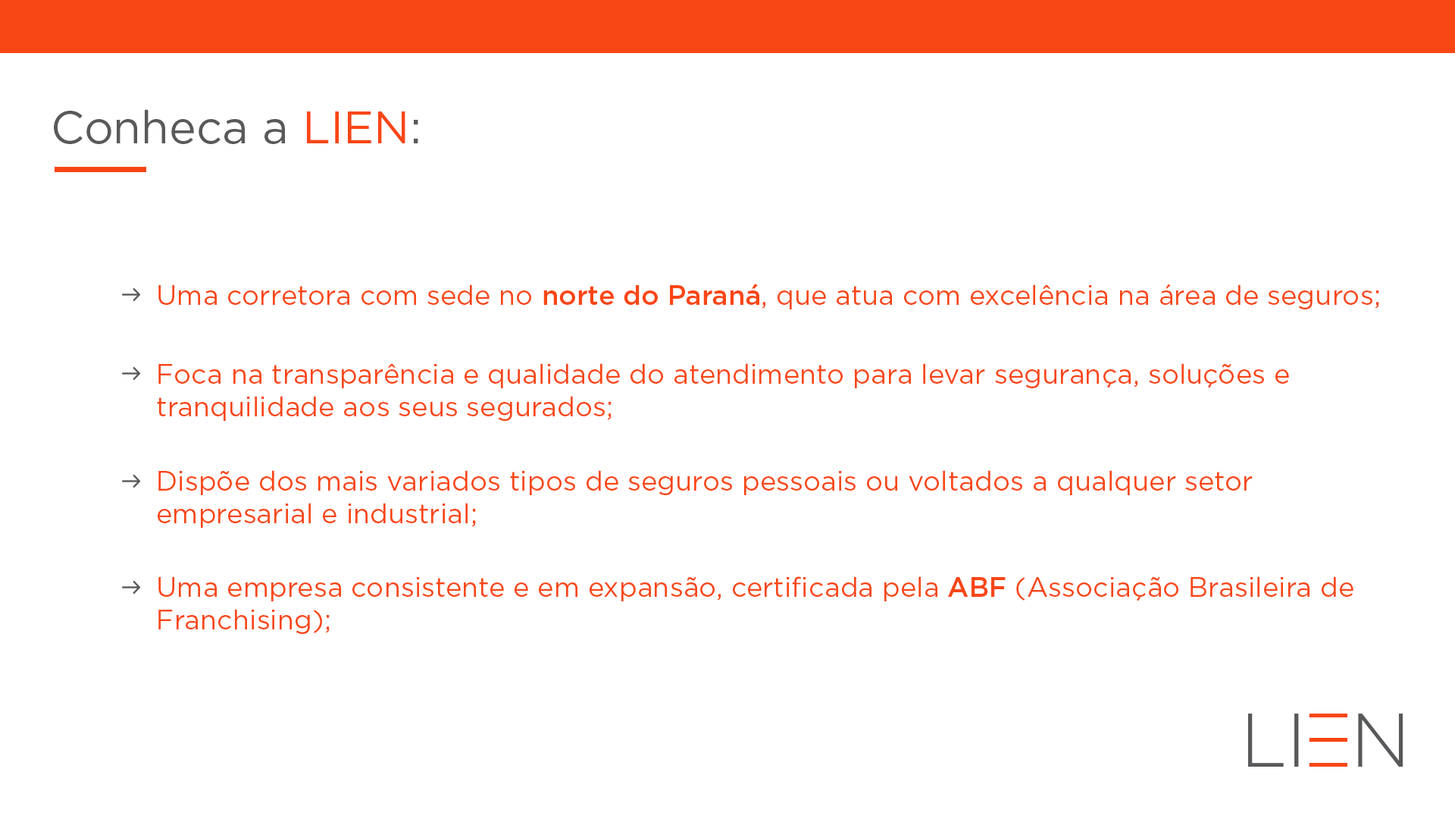
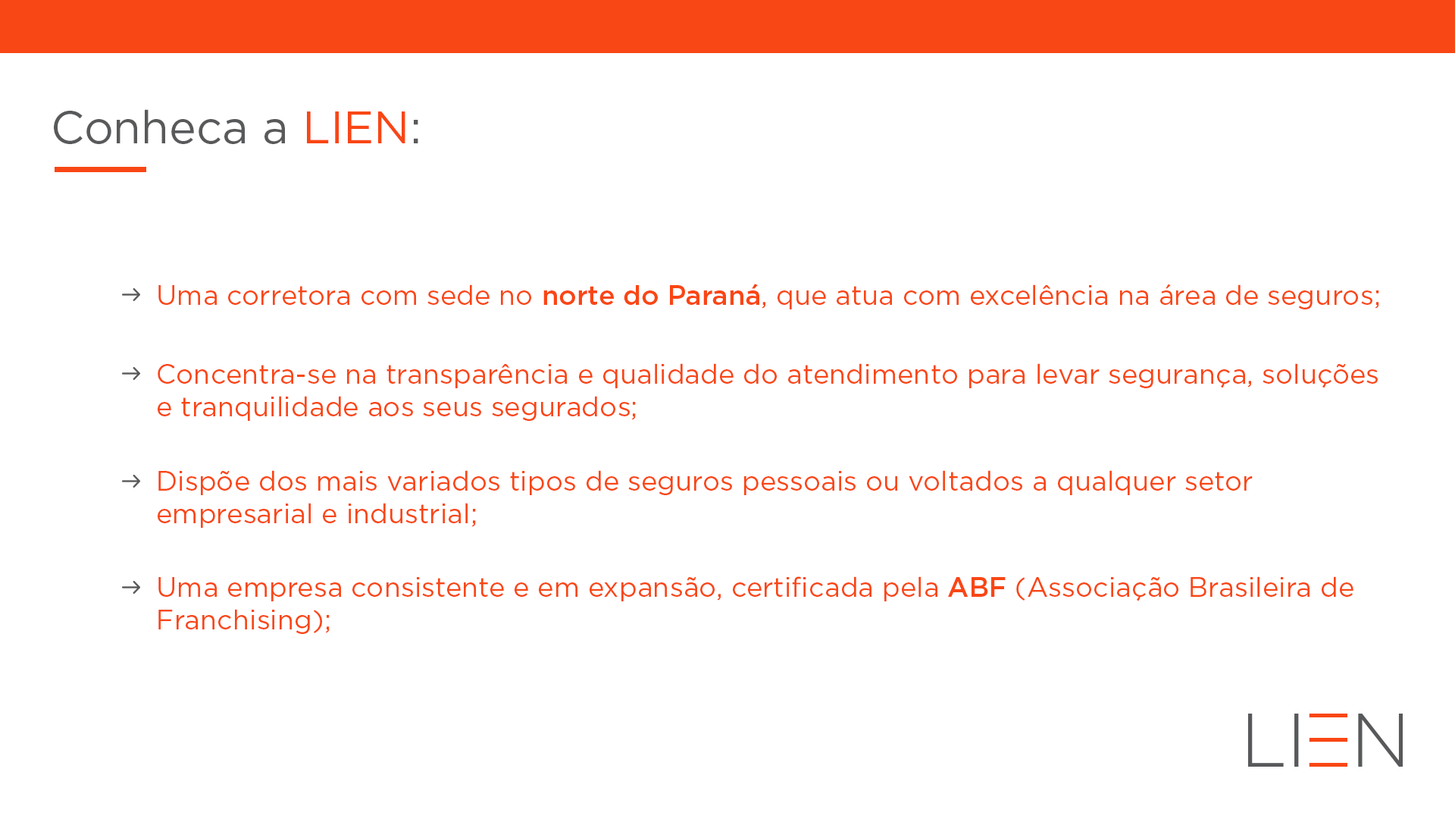
Layer changes from the first 1455x819 image to the second:
renamed "Foca na transparência e qualidade do atendimento para levar seg" to "Concentra-se na transparência e qualidade do atendimento para l", painted on it over [156, 363, 1379, 421]
